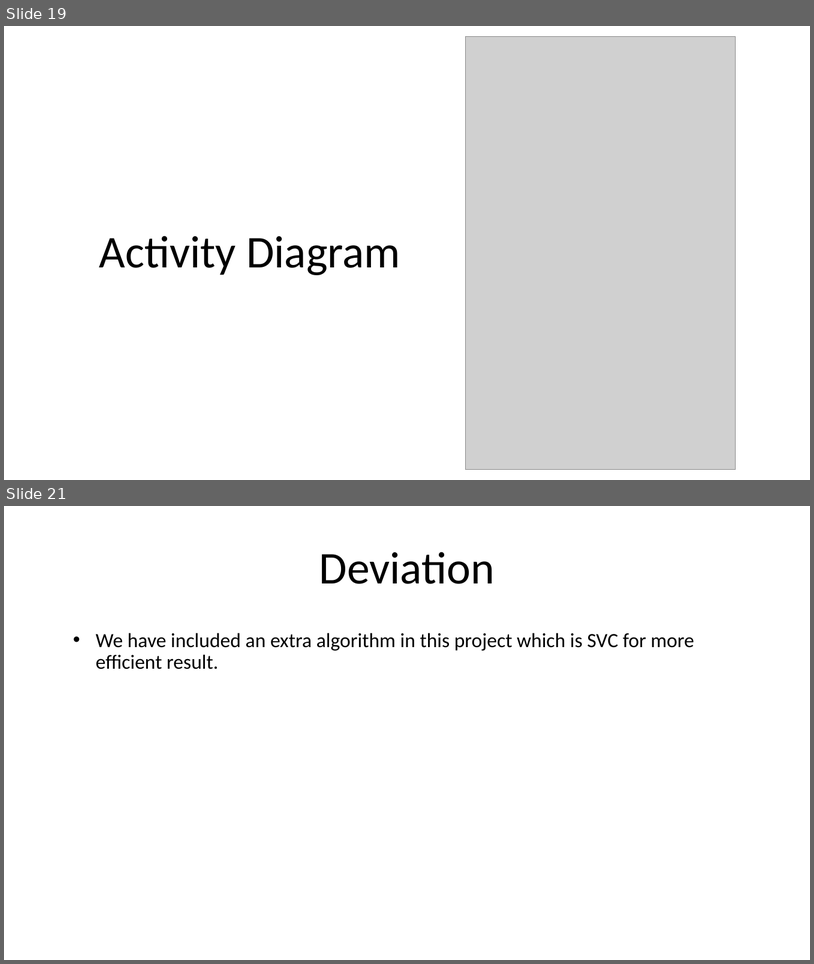
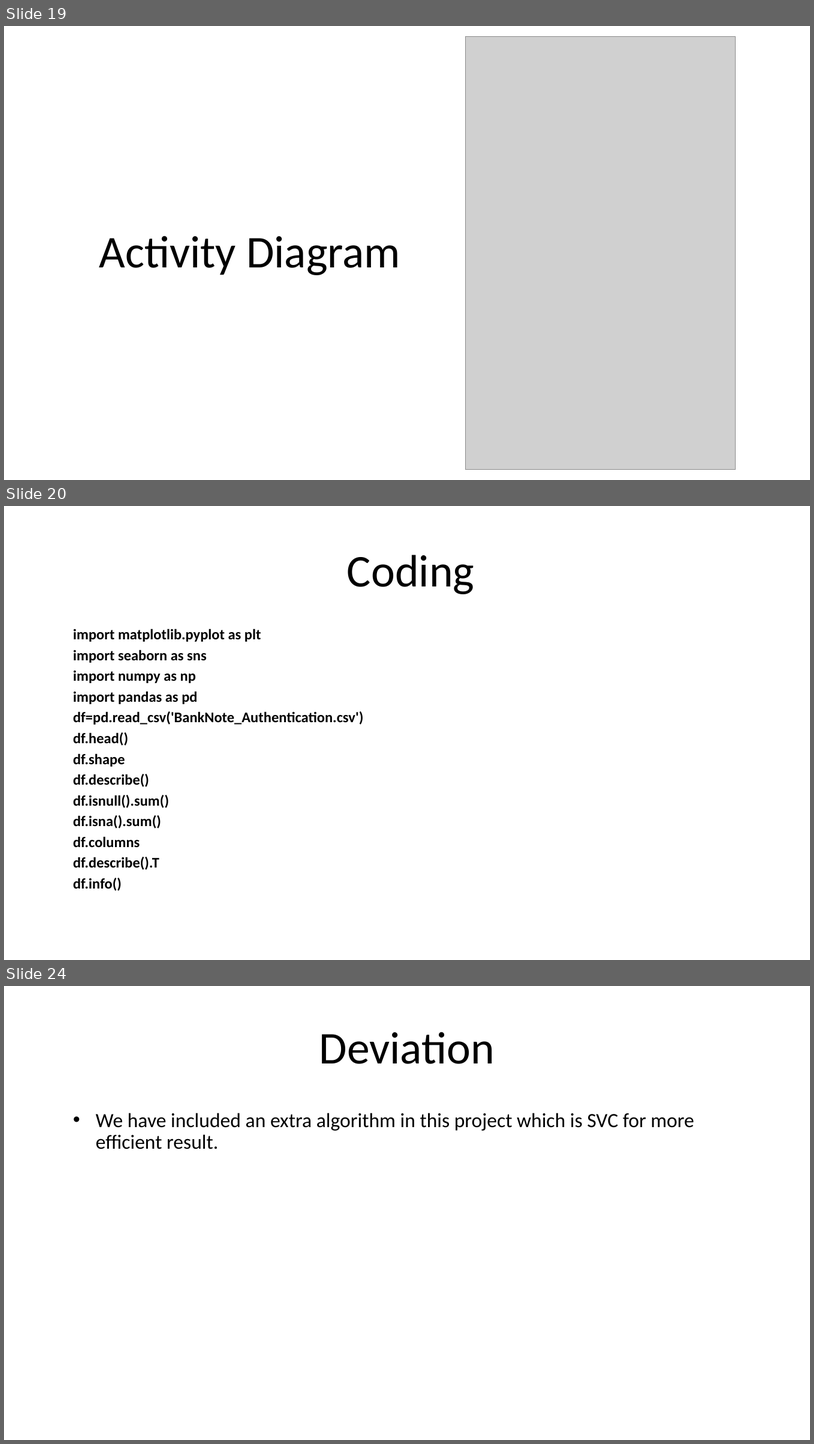
Before and after one commit to Sriram-Karthick-k/final-year-project, a slide deck: final/2nd review/Fake Currency Detection Using Image Processing.pptx. Shown one above the other, each under a label of ours: slides 19 and 21 before the commit, slides 19, 20 and 24 after it; the slides between them are not shown. The pictures are 814x964 and 814x1444 pixels, drawn with LibreOffice and Linux fonts; fonts in the diff are those of the drawing; grey boxes stand for pictures. Boxes give left, top, right and bottom in pixels: in the first picture for what was removed or moved away, otherwise in the second. Text is boxed around its words. In the diff, an @@ line names an element or a change of style, - is before the commit and + after.

```diff
--- a/final/2nd review/Fake Currency Detection Using Image Processing.pptx
+++ b/final/2nd review/Fake Currency Detection Using Image Processing.pptx
@@ slide 20 added at (4,506,810,960), background #FFFFFF @@
@@ title added at (347,555,474,594), 54 pt, text #000000 @@
+Coding
@@ text added at (73,628,363,891), 17.5 pt, text #000000, bold @@
+import matplotlib.pyplot as plt
+import seaborn as sns
+import numpy as np
+import pandas as pd
+df=pd.read_csv('BankNote_Authentication.csv')
+df.head()
+df.shape
+df.describe()
+df.isnull().sum()
+df.isna().sum()
+df.columns
+df.describe().T
+df.info()
@@ what was slide 21 is now slide 24 @@
```
Also in this commit, not shown: 3 other slides added, 1 slide removed.
